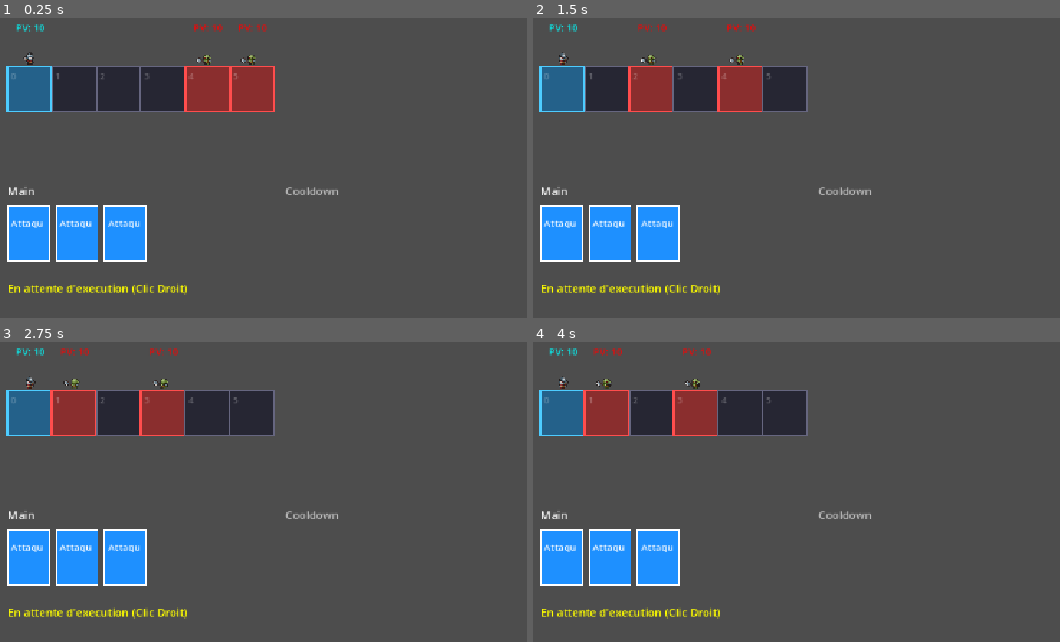
Above: before the commit, frames 1-4 (two rows, left to right).
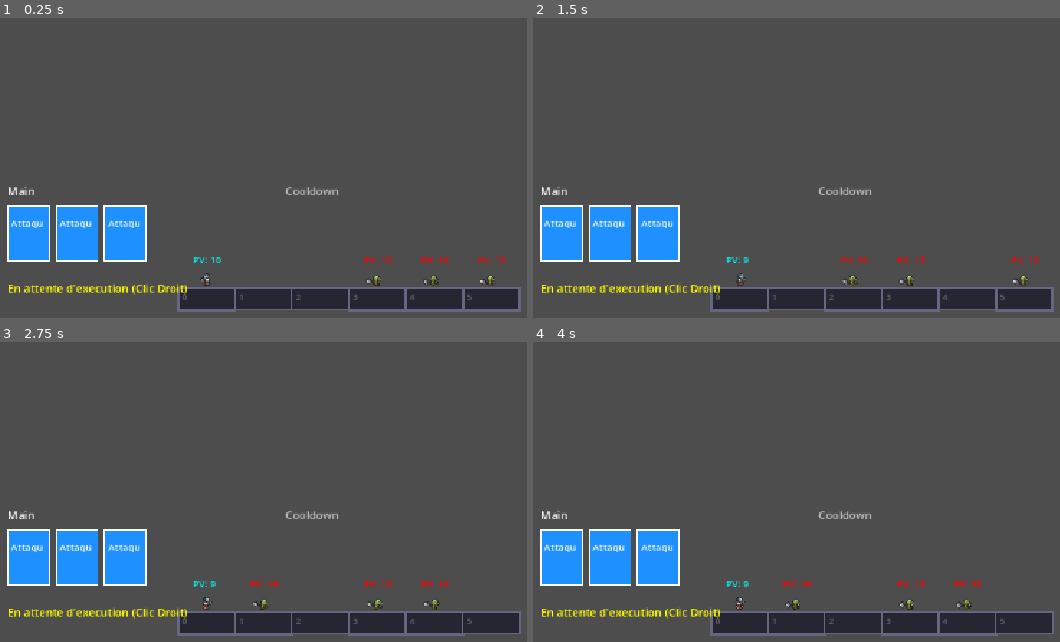
Above: after the commit, the same moments.

Repository: NiorsHaz/GMJ-Instase-2026
Game: Godot game, scene res://Scene/level_test.tscn
The game is run twice, just before and just after one commit, with the same random seed, the same clock (stepped at 60 frames per second) and the same inputs. The project has no main scene, so this scene is started directly.
Inputs (mouse positions are in pixels of both pictures, inside the frame that each line leads up to):
- Up to frame 1 (0.25 s): no input
- Up to frame 2 (1.5 s): tap Enter (ui_accept) at 0.5, 1.35 s; move the mouse to (1049, 132) at 0.52 s; hold Right (ui_right) 0.53-1.28 s; hold Enter (ui_accept) 0.53-1.28 s; tap E at 0.6 s; click (1049, 132) at 0.67 s; move the mouse to (712, 177) at 1.27 s; hold Left (ui_left) from 1.28 s (still down); click (712, 177) at 1.42 s
- Up to frame 3 (2.75 s): tap Enter (ui_accept) at 1.52, 1.82, 2 s; tap E at 1.55, 2.1 s; move the mouse to (416, 378) at 2.02 s; release Left (ui_left) at 2.03 s; hold Right (ui_right) from 2.03 s (still down); hold Enter (ui_accept) from 2.03 s (still down); click (416, 378) at 2.17 s
- Up to frame 4 (4 s): move the mouse to (833, 567) at 2.77 s; release Enter (ui_accept) at 2.78 s; tap E at 2.85 s; click (833, 567) at 2.92 s; tap Enter (ui_accept) at 3.02, 3.32, 3.5 s; move the mouse to (outside the picture) at 3.52 s; release Right (ui_right) at 3.53 s; hold Left (ui_left) from 3.53 s (still down); hold Enter (ui_accept) from 3.53 s (still down); click (outside the picture) at 3.67 s

The runs differ from the first frame. In frame 1, 14% of the frame differs, in the area x 1-99%, y 2-98%; in frame 2, 14%; in frame 3, 14%; in frame 4, 14%.

Commit message:
adding assets

Diff:
--- a/Scene/level_test.tscn
+++ b/Scene/level_test.tscn
@@ -1,6 +1,20 @@
 [gd_scene format=3 uid="uid://dupqr2qe5ocv8"]
 
 [ext_resource type="Script" uid="uid://by8rrwffdgr0e" path="res://Scripts/script.gd" id="1_w2a5o"]
+[ext_resource type="Texture2D" uid="uid://0ciu6ihxku2m" path="res://Assets/Images/Background/Mur.png" id="2_6nxvy"]
+[ext_resource type="Texture2D" uid="uid://cfk01ctfk2ywo" path="res://Assets/Images/Background/sol.png" id="3_bc5pw"]
 
 [node name="level_test" type="Node2D" unique_id=1195836726]
 script = ExtResource("1_w2a5o")
+
+[node name="Mur" type="Sprite2D" parent="." unique_id=1521125816]
+visible = false
+position = Vector2(577.0872, 326.37503)
+scale = Vector2(0.6942083, 0.6942082)
+texture = ExtResource("2_6nxvy")
+
+[node name="Sol" type="Sprite2D" parent="." unique_id=907096523]
+visible = false
+position = Vector2(574, 261.00003)
+scale = Vector2(0.82641464, 0.8264147)
+texture = ExtResource("3_bc5pw")
--- a/Scripts/Classes/players_stats.gd
+++ b/Scripts/Classes/players_stats.gd
@@ -1,6 +1,7 @@
 class_name PlayersStats extends Resource
 
 @export_group("player_stats")
+@export var pv_max := 10
 @export var pv := 10
 @export var stunt := 5
 @export var left_range := 0
--- /dev/null
+++ b/Scripts/level.gd
@@ -0,0 +1,397 @@
+extends Node2D
+@export var cell_count: int = 6
+@export var cell_width: int = 82
+@export var cell_height: int = 32
+@export var start_ratio: Vector2 = Vector2(0.3, 0.8)
+var start_position: Vector2
+
+var books: Bookstats
+
+const PLAYER_SCENE = preload("res://Scene/player.tscn")
+const ENEMY_SCENE = preload("res://Scene/Enemy/enemy.tscn")
+const BOSS_SCENE = preload("res://Scene/boss.tscn")
+
+var horizontal_grid: Array = []
+var player_instance: Node2D = null
+var enemy_instance: Node2D = null
+var enemies: Array = []
+var player_hand: Array[ActionTile] = []
+var action_queue: Array[ActionTile] = []
+var cooldown_list: Array[ActionTile] = []
+const TILE_WIDTH = 60
+const TILE_HEIGHT = 80
+const TILE_SPACING = 70
+const HAND_POS = Vector2(100, 400)
+const QUEUE_POS = Vector2(100, 540)
+const COOLDOWN_POS = Vector2(500, 400)
+
+func _ready() -> void:
+	_update_start_position()
+	get_viewport().size_changed.connect(_update_start_position)
+
+	generate_grid()
+	spawn_player()
+	# spawn_enemy()
+	spawn_enemies(3)
+	#spawn_boss()
+	setup_deck()
+	if is_instance_valid(enemy_instance):
+		enemy_instance.call("plan_next_action", player_instance)
+
+func _update_start_position() -> void:
+	start_position = get_viewport().get_visible_rect().size * start_ratio
+
+func generate_grid() -> void:
+	horizontal_grid.clear()
+	for i in range(cell_count):
+		var cell_pos = start_position + Vector2(i * cell_width, 0)
+		horizontal_grid.append({
+			"id": "col_" + str(i),
+			"position": cell_pos,
+			"index": i,
+			"occupied_by": null
+		})
+
+func spawn_player() -> void:
+	if horizontal_grid.is_empty():
+		return
+	if PLAYER_SCENE == null:
+		return
+	player_instance = PLAYER_SCENE.instantiate()
+	if player_instance == null:
+		return
+	add_child(player_instance)
+	player_instance.z_index = 10
+	var player_stats = player_instance.get("stats")
+	if player_stats != null:
+		books = player_stats.get("book")
+	player_instance.z_index = 10
+	var first_cell = horizontal_grid[0]
+	var actor_offset = Vector2(cell_width / 2.0, -10)
+	player_instance.call("setup_position", first_cell["position"] + actor_offset, 0)
+	first_cell["occupied_by"] = player_instance
+
+func spawn_enemy() -> void:
+	if horizontal_grid.size() < 2:
+		return
+	enemy_instance = ENEMY_SCENE.instantiate()
+	add_child(enemy_instance)
+	var enemy_index = horizontal_grid.size() - 1
+	var enemy_cell = horizontal_grid[enemy_index]
+	var center_offset = Vector2(cell_width / 2.0, cell_height / 2.0)
+	enemy_instance.call("setup_position", enemy_cell["position"] + center_offset, enemy_index)
+	enemy_instance.z_index = 10
+	enemy_cell["occupied_by"] = enemy_instance
+
+func spawn_enemies(count: int) -> void:
+	var max_allowed = int(cell_count / 2.0)
+	if count > max_allowed:
+		print("Attention : Nombre d'ennemis trop élevé (Max autorisé : ", max_allowed, "). Ajusté à ", max_allowed)
+		count = max_allowed
+	var free_cells: Array = []
+	for cell in horizontal_grid:
+		if cell["occupied_by"] == null:
+			free_cells.append(cell)
+	var spawned_count = 0
+	for i in range(free_cells.size() - 1, -1, -1):
+		if spawned_count >= count:
+			break
+		var target_cell = free_cells[i]
+		var new_enemy = ENEMY_SCENE.instantiate()
+		if new_enemy == null:
+			continue
+		add_child(new_enemy)
+		new_enemy.z_index = 10
+		var actor_offset = Vector2(cell_width / 2.0, -10)
+		new_enemy.call("setup_position", target_cell["position"] + actor_offset, target_cell["index"])
+		target_cell["occupied_by"] = new_enemy
+		enemies.append(new_enemy)
+		new_enemy.call("plan_next_action", player_instance)
+		spawned_count += 1
+
+func _draw() -> void:
+	for cell in horizontal_grid:
+		var rect = Rect2(cell["position"], Vector2(cell_width, cell_height))
+		var occupant = cell["occupied_by"]
+		var fill_color = Color(0.15, 0.15, 0.2)
+		var border_color = Color(0.4, 0.4, 0.5)
+		var border_thickness = 2.0
+		if is_instance_valid(occupant):
+			if occupant == player_instance:
+				#fill_color = Color(0.1, 0.4, 0.6, 0.8)
+				#border_color = Color(0.3, 0.8, 1.0)
+				border_thickness = 3.5
+			else:
+				#fill_color = Color(0.6, 0.15, 0.15, 0.8)
+				#border_color = Color(1.0, 0.3, 0.3)
+				border_thickness = 3.5
+		draw_rect(rect, fill_color, true)
+		draw_rect(rect, border_color, false, border_thickness)
+		draw_string(ThemeDB.fallback_font, cell["position"] + Vector2(5, 18), str(cell["index"]), HORIZONTAL_ALIGNMENT_LEFT, -1, 12, Color(1, 1, 1, 0.3))
+	if is_instance_valid(player_instance):
+		var p_hp = player_instance.get("health")
+		var p_pos = player_instance.global_position + Vector2(-20, -cell_height / 2.0 - 10)
+		draw_string(ThemeDB.fallback_font, p_pos, "PV: " + str(p_hp), HORIZONTAL_ALIGNMENT_CENTER, -1, 14, Color.CYAN)
+	for enemy in enemies:
+		if is_instance_valid(enemy):
+			var e_hp = enemy.get("health")
+			var e_pos = enemy.global_position + Vector2(-20, -cell_height / 2.0 - 10)
+			draw_string(ThemeDB.fallback_font, e_pos, "PV: " + str(e_hp), HORIZONTAL_ALIGNMENT_CENTER, -1, 14, Color.RED)
+	draw_string(ThemeDB.fallback_font, HAND_POS + Vector2(0, -15), "Main", HORIZONTAL_ALIGNMENT_LEFT, -1, 16, Color.WHITE)
+	for i in range(player_hand.size()):
+		var tile = player_hand[i]
+		var tile_rect = Rect2(HAND_POS + Vector2(i * TILE_SPACING, 0), Vector2(TILE_WIDTH, TILE_HEIGHT))
+		draw_rect(tile_rect, tile.tile_color, true)
+		draw_rect(tile_rect, Color.WHITE, false, 2.0)
+		draw_string(ThemeDB.fallback_font, tile_rect.position + Vector2(5, 30), tile.tile_name, HORIZONTAL_ALIGNMENT_LEFT, 50, 14, Color.WHITE)
+	draw_string(ThemeDB.fallback_font, QUEUE_POS + Vector2(0, -15), "En attente d'execution (Clic Droit)", HORIZONTAL_ALIGNMENT_LEFT, -1, 16, Color.YELLOW)
+	for i in range(action_queue.size()):
+		var tile = action_queue[i]
+		var queue_rect = Rect2(QUEUE_POS + Vector2(i * TILE_SPACING, 0), Vector2(TILE_WIDTH, TILE_HEIGHT))
+		draw_rect(queue_rect, tile.tile_color, true)
+		draw_rect(queue_rect, Color.YELLOW, false, 3.0)
+		draw_string(ThemeDB.fallback_font, queue_rect.position + Vector2(5, 30), tile.tile_name, HORIZONTAL_ALIGNMENT_LEFT, 50, 14, Color.WHITE)
+	draw_string(ThemeDB.fallback_font, COOLDOWN_POS + Vector2(0, -15), "Cooldown", HORIZONTAL_ALIGNMENT_LEFT, -1, 16, Color.GRAY)
+	for i in range(cooldown_list.size()):
+		var tile = cooldown_list[i]
+		var cd_rect = Rect2(COOLDOWN_POS + Vector2(i * TILE_SPACING, 0), Vector2(TILE_WIDTH, TILE_HEIGHT))
+		draw_rect(cd_rect, tile.tile_color.darkened(0.6), true)
+		draw_rect(cd_rect, Color.DARK_GRAY, false, 2.0)
+		draw_string(ThemeDB.fallback_font, cd_rect.position + Vector2(5, 30), tile.tile_name, HORIZONTAL_ALIGNMENT_LEFT, 50, 12, Color.LIGHT_GRAY)
+		draw_string(ThemeDB.fallback_font, cd_rect.position + Vector2(15, 60), "CD: " + str(tile.current_cooldown), HORIZONTAL_ALIGNMENT_LEFT, -1, 16, Color.YELLOW)
+
+func _input(event: InputEvent) -> void:
+	if not is_instance_valid(player_instance):
+		return
+	var current_index = int(player_instance.get("current_cell_index"))
+	if event.is_action_pressed("ui_left"):
+		try_move_player(current_index - 1)
+	elif event.is_action_pressed("ui_right"):
+		try_move_player(current_index + 1)
+	elif event.is_action_pressed("ui_accept"):
+		player_instance.call("flip_direction")
+		queue_redraw()
+	elif event is InputEventKey and event.pressed and not event.echo and event.keycode == KEY_E:
+		execute_queue()
+	elif event is InputEventMouseButton and event.pressed:
+		if event.button_index == MOUSE_BUTTON_RIGHT:
+			execute_queue()
+			return
+		elif event.button_index == MOUSE_BUTTON_LEFT:
+			var mouse_pos = event.position
+			for i in range(player_hand.size() - 1, -1, -1):
+				var tile_rect = Rect2(HAND_POS + Vector2(i * TILE_SPACING, 0), Vector2(TILE_WIDTH, TILE_HEIGHT))
+				if tile_rect.has_point(mouse_pos):
+					var selected_tile = player_hand[i]
+					player_hand.remove_at(i)
+					action_queue.append(selected_tile)
+					queue_redraw()
+					return
+			for i in range(action_queue.size() - 1, -1, -1):
+				var queue_rect = Rect2(QUEUE_POS + Vector2(i * TILE_SPACING, 0), Vector2(TILE_WIDTH, TILE_HEIGHT))
+				if queue_rect.has_point(mouse_pos):
+					var cancelled_tile = action_queue[i]
+					action_queue.remove_at(i)
+					player_hand.append(cancelled_tile)
+					queue_redraw()
+					return
+
+# logique du swap de position
+func try_move_player(target_index: int) -> void:
+	if target_index < 0 or target_index >= horizontal_grid.size():
+		return
+	clean_grid_occupants()
+	var target_cell = horizontal_grid[target_index]
+	var occupant_before_turn = target_cell["occupied_by"]
+	var enemy_on_target_before: Node2D = null
+	if is_instance_valid(occupant_before_turn) and occupant_before_turn != player_instance:
+		enemy_on_target_before = occupant_before_turn
+	for enemy in enemies:
+		if is_instance_valid(enemy):
+			enemy.call("execute_prepared_action", self, player_instance)
+	clean_grid_occupants()
+	if is_instance_valid(player_instance):
+		var current_index = int(player_instance.get("current_cell_index"))
+		var current_cell = horizontal_grid[current_index]
+		var actor_offset = Vector2(cell_width / 2.0, -10)
+		if enemy_on_target_before != null and is_instance_valid(enemy_on_target_before):
+			var occupant = enemy_on_target_before
+			var occupant_size = int(occupant.get("boss_size")) if "boss_size" in occupant else 1
+			var occupant_start_index = int(occupant.get("current_cell_index"))
+			var movement_dir = target_index - current_index # 1 pour droite, -1 pour gauche
+			if occupant_size == 1:
+				var behind_enemy_index = occupant_start_index + movement_dir
+				var is_behind_free = false
+				if behind_enemy_index >= 0 and behind_enemy_index < horizontal_grid.size():
+					is_behind_free = (horizontal_grid[behind_enemy_index]["occupied_by"] == null)
+				if is_behind_free:
+					var behind_cell = horizontal_grid[behind_enemy_index]
+					current_cell["occupied_by"] = null
+					behind_cell["occupied_by"] = player_instance
+					player_instance.call("move_to", behind_cell["position"] + actor_offset, behind_enemy_index)
+					print("Faufilage : Le joueur s'est faufilé derrière l'ennemi !")
+				else:
+					current_cell["occupied_by"] = occupant
+					occupant.call("setup_position", current_cell["position"] + actor_offset, current_index, cell_count)
+					target_cell["occupied_by"] = player_instance
+					player_instance.call("move_to", target_cell["position"] + actor_offset, target_index)
+					print("Swap Sandwich : Échange de position avec l'ennemi direct !")
+			else:
+				var new_boss_index = occupant_start_index - movement_dir
+				var player_new_index = 0
+				if movement_dir > 0:
+					player_new_index = occupant_start_index + occupant_size - 1
+				else:
+					player_new_index = occupant_start_index
+				if player_new_index >= 0 and player_new_index < horizontal_grid.size() and new_boss_index >= 0 and (new_boss_index + occupant_size) <= horizontal_grid.size():
+					current_cell["occupied_by"] = null
+					var cell_width_val = float(cell_width)
+					var boss_offset = Vector2((cell_width_val * occupant_size) / 2.0, -10.0)
+					var new_boss_cell = horizontal_grid[new_boss_index]
+					occupant.call("setup_position", new_boss_cell["position"] + boss_offset, new_boss_index, cell_count)
+					var target_swap_cell = horizontal_grid[player_new_index]
+					target_swap_cell["occupied_by"] = player_instance
+					player_instance.call("move_to", target_swap_cell["position"] + actor_offset, player_new_index)
+					print("Vrai Swap Boss ajusté : Atterrissage du joueur reculé de 1 case !")
+				else:
+					print("Swap Boss impossible : le boss ou le joueur sortirait de la grille.")
+		else:
+			if target_cell["occupied_by"] != null and target_cell["occupied_by"] != player_instance:
+				print("Bloqué : Un ennemi vient de prendre cette case pendant son mouvement !")
+			else:
+				current_cell["occupied_by"] = null
+				target_cell["occupied_by"] = player_instance
+				player_instance.call("move_to", target_cell["position"] + actor_offset, target_index)
+	clean_grid_occupants()
+	for enemy in enemies:
+		if is_instance_valid(enemy):
+			enemy.call("plan_next_action", player_instance)
+	tick_cooldowns()
+	queue_redraw()
+
+func setup_deck() -> void:
+	player_hand.clear()
+	action_queue.clear()
+	cooldown_list.clear()
+	if books != null:
+		var words = books.get_words()
+		for word in words:
+			var cd = word.cooldown
+			if cd <= 0:
+				cd = 2
+			player_hand.append(ActionTile.new(word.name, Color.RED, word.damage, word.range, cd))
+	while player_hand.size() < 3:
+		var extra_id = player_hand.size() + 1
+		player_hand.append(ActionTile.new("Attaque " + str(extra_id), Color.DODGER_BLUE, 1, 1, 2))
+	queue_redraw()
+
+# gestion des action
+func execute_queue() -> void:
+	if action_queue.is_empty():
+		return
+	for enemy in enemies:
+		if is_instance_valid(enemy):
+			enemy.call("execute_prepared_action", self, player_instance)
+	var executing_tiles = action_queue.duplicate()
+	action_queue.clear()
+	for tile in executing_tiles:
+		var player_index = int(player_instance.get("current_cell_index"))
+		var facing = int(player_instance.get("facing_direction"))
+		var hit_any_enemy = false
+		for enemy in enemies:
+			if is_instance_valid(enemy):
+				var enemy_index = int(enemy.get("current_cell_index"))
+				var enemy_size = int(enemy.get("boss_size")) if "boss_size" in enemy else 1
+				var is_hit = false
+				if facing == 1:
+					for i in range(enemy_size):
+						var target_cell_idx = enemy_index + i
+						var distance = target_cell_idx - player_index
+						if distance > 0 and distance <= tile.range_distance:
+							is_hit = true
+							break
+				else:
+					for i in range(enemy_size):
+						var target_cell_idx = enemy_index + i
+						var distance = player_index - target_cell_idx
+						if distance > 0 and distance <= tile.range_distance:
+							is_hit = true
+							break
+				if is_hit:
+					enemy.call("take_damage", tile.damage)
+					print(tile.tile_name, " (Portée: ", tile.range_distance, ") inflige ", tile.damage, " dégâts à l'entité !")
+					hit_any_enemy = true
+		if not hit_any_enemy:
+			print(tile.tile_name, " rate sa cible (aucun ennemi à portée).")
+		if tile.cooldown_max > 0:
+			tile.current_cooldown = tile.cooldown_max
+			cooldown_list.append(tile)
+			print(tile.tile_name, " part en cooldown pour ", tile.current_cooldown, " tours.")
+		else:
+			player_hand.append(tile)
+	clean_grid_occupants()
+	for enemy in enemies:
+		if is_instance_valid(enemy):
+			enemy.call("plan_next_action", player_instance)
+	tick_cooldowns()
+	queue_redraw()
+
+func tick_cooldowns() -> void:
+	clean_grid_occupants()
+	var i = cooldown_list.size() - 1
+	while i >= 0:
+		var tile = cooldown_list[i]
+		tile.current_cooldown -= 1
+		if tile.current_cooldown <= 0:
+			tile.current_cooldown = 0
+			player_hand.append(tile)
+			cooldown_list.remove_at(i)
+		i -= 1
+
+# degager les enemies mort
+func clean_grid_occupants() -> void:
+	for cell in horizontal_grid:
+		cell["occupied_by"] = null
+	for i in range(enemies.size() - 1, -1, -1):
+		if not is_instance_valid(enemies[i]):
+			enemies.remove_at(i)
+	if is_instance_valid(player_instance):
+		var p_idx = int(player_instance.get("current_cell_index"))
+		if p_idx >= 0 and p_idx < horizontal_grid.size():
+			horizontal_grid[p_idx]["occupied_by"] = player_instance
+	for enemy in enemies:
+		if is_instance_valid(enemy):
+			var e_idx = int(enemy.get("current_cell_index"))
+			var size = 1
+			if "boss_size" in enemy:
+				size = int(enemy.get("boss_size"))
+			for i in range(size):
+				var target_idx = e_idx + i
+				if target_idx >= 0 and target_idx < horizontal_grid.size():
+					horizontal_grid[target_idx]["occupied_by"] = enemy
+
+func spawn_boss() -> void:
+	if horizontal_grid.is_empty() or BOSS_SCENE == null:
+		print("Erreur : Impossible de charger BOSS_SCENE.")
+		return
+	var boss_instance = BOSS_SCENE.instantiate()
+	if boss_instance == null:
+		return
+	add_child(boss_instance)
+	boss_instance.z_index = 10
+	var boss_size = boss_instance.get("boss_size")
+	if boss_size == null:
+		boss_size = 2
+	var start_index = cell_count - boss_size
+	if start_index <= 0:
+		start_index = 1
+	var target_cell = horizontal_grid[start_index]
+	var cell_width_val = float(cell_width)
+	var actor_offset = Vector2((cell_width_val * boss_size) / 2.0, -10.0)
+	boss_instance.call("setup_position", target_cell["position"] + actor_offset, start_index, cell_count)
+	for i in range(boss_size):
+		if start_index + i < horizontal_grid.size():
+			horizontal_grid[start_index + i]["occupied_by"] = boss_instance
+	enemies.append(boss_instance)
+	boss_instance.call("plan_next_action", player_instance)
+	print("Boss apparu sur la case ", start_index, " (Taille : ", boss_size, " cases) !")
--- a/Scripts/player.gd
+++ b/Scripts/player.gd
@@ -2,7 +2,7 @@
 @export var stats: PlayersStats
 @onready var animation: AnimatedSprite2D = $animation
 var current_cell_index: int = 0
-var health: int = 10
+var health : int = 10
 var facing_direction: int = 1:
 	set(value):
 		facing_direction = value
@@ -10,7 +10,7 @@
 
 func _ready() -> void:
 	if stats != null:
-		health = stats.pv
+		health = stats.pv_max
 		if stats.animations != null:
 			animation.sprite_frames = stats.animations
 			animation.play("idle")
--- a/Scripts/script.gd
+++ b/Scripts/script.gd
@@ -1,12 +1,16 @@
 extends Node2D
 @export var cell_count: int = 6
-@export var cell_width: int = 64
-@export var cell_height: int = 64
-@export var start_position: Vector2 = Vector2(100, 200)
+@export var cell_width: int = 82
+@export var cell_height: int = 32
+@export var start_ratio: Vector2 = Vector2(0.3, 0.8)
+var start_position: Vector2
+
 var books: Bookstats
+
 const PLAYER_SCENE = preload("res://Scene/player.tscn")
 const ENEMY_SCENE = preload("res://Scene/Enemy/enemy.tscn")
 const BOSS_SCENE = preload("res://Scene/boss.tscn")
+
 var horizontal_grid: Array = []
 var player_instance: Node2D = null
 var enemy_instance: Node2D = null
@@ -22,14 +26,20 @@
 const COOLDOWN_POS = Vector2(500, 400)
 
 func _ready() -> void:
+	_update_start_position()
+	get_viewport().size_changed.connect(_update_start_position)
+
 	generate_grid()
 	spawn_player()
 	# spawn_enemy()
-	spawn_enemies(2)
+	spawn_enemies(3)
 	#spawn_boss()
 	setup_deck()
 	if is_instance_valid(enemy_instance):
 		enemy_instance.call("plan_next_action", player_instance)
+
+func _update_start_position() -> void:
+	start_position = get_viewport().get_visible_rect().size * start_ratio
 
 func generate_grid() -> void:
 	horizontal_grid.clear()
@@ -108,12 +118,12 @@
 		var border_thickness = 2.0
 		if is_instance_valid(occupant):
 			if occupant == player_instance:
-				fill_color = Color(0.1, 0.4, 0.6, 0.8)
-				border_color = Color(0.3, 0.8, 1.0)
+				#fill_color = Color(0.1, 0.4, 0.6, 0.8)
+				#border_color = Color(0.3, 0.8, 1.0)
 				border_thickness = 3.5
 			else:
-				fill_color = Color(0.6, 0.15, 0.15, 0.8)
-				border_color = Color(1.0, 0.3, 0.3)
+				#fill_color = Color(0.6, 0.15, 0.15, 0.8)
+				#border_color = Color(1.0, 0.3, 0.3)
 				border_thickness = 3.5
 		draw_rect(rect, fill_color, true)
 		draw_rect(rect, border_color, false, border_thickness)
Binary file added: Assets/Images/Background/BougieSansEffect.png
Not shown, added: Assets/Images/Background/BougieSansEffect.png.import
Binary file added: Assets/Images/Background/DesBougiesSansEffects.png
Not shown, added: Assets/Images/Background/DesBougiesSansEffects.png.import
Binary file added: Assets/Images/Background/FenêtreAvec lumière.png
Not shown, added: Assets/Images/Background/FenêtreAvec lumière.png.import
Binary file added: Assets/Images/Background/Mur.png
Not shown, added: Assets/Images/Background/Mur.png.import
Binary file added: Assets/Images/Background/biblio1.png
Not shown, added: Assets/Images/Background/biblio1.png.import
Binary file added: Assets/Images/Background/biblio2.png
Not shown, added: Assets/Images/Background/biblio2.png.import
(and 17 more such lines)
